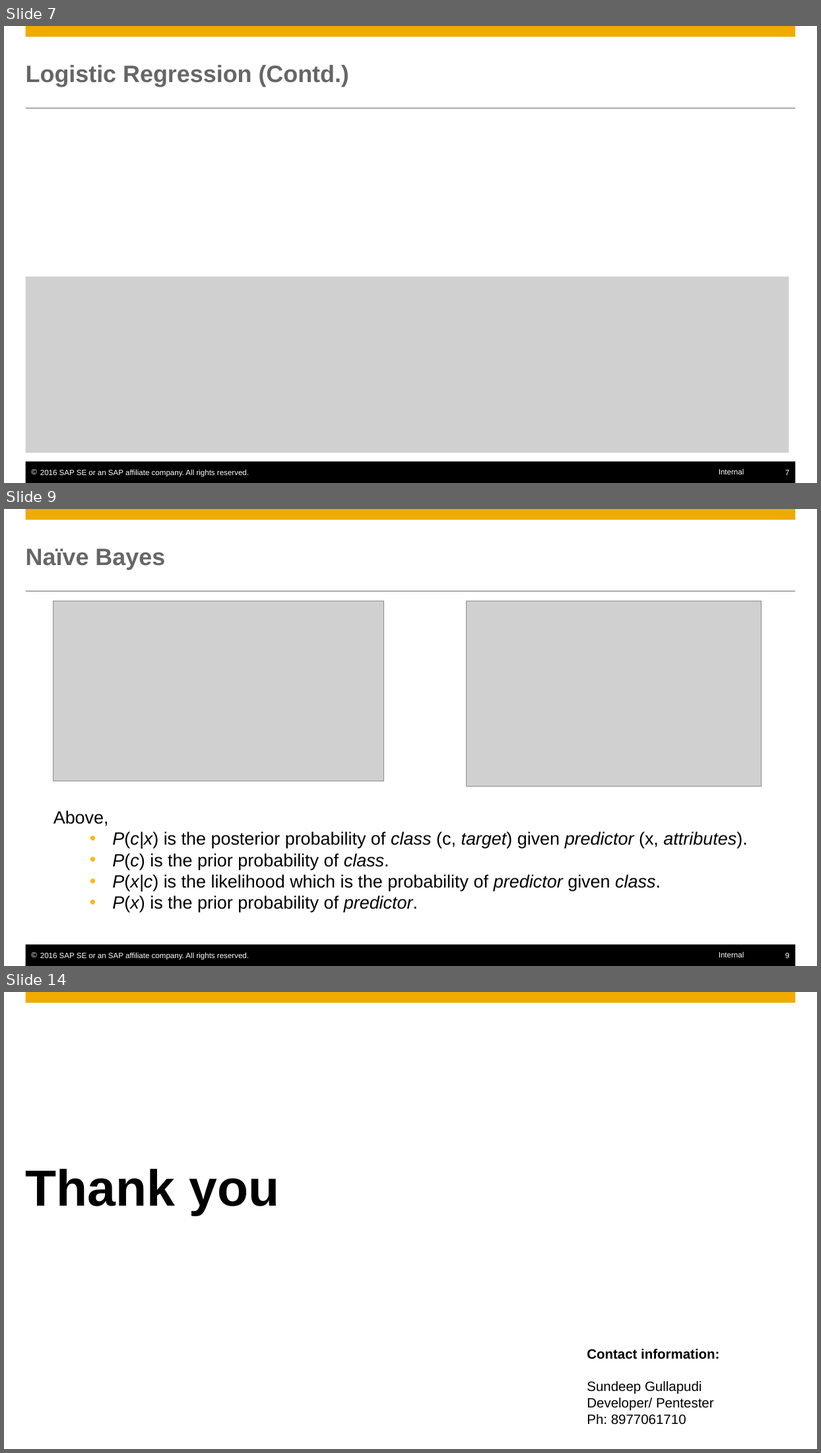
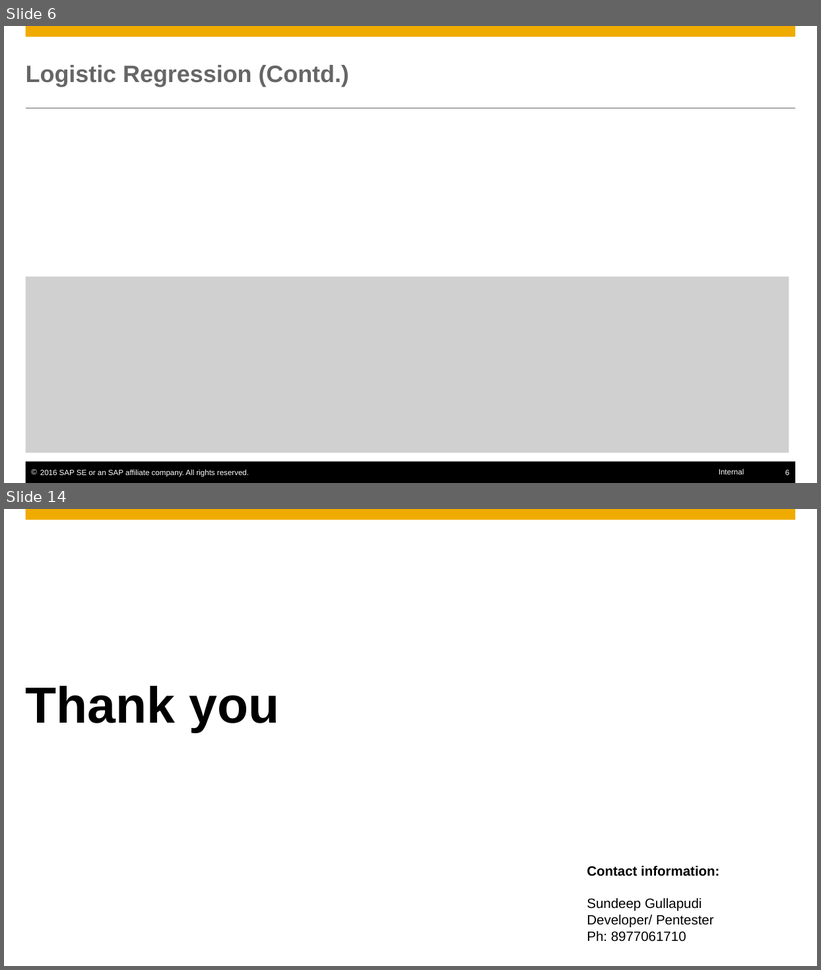
Before and after one commit to SherwinVarghese/Machine-Learning-TechknowSchool, a slide deck: modules/4. ML Algorithms/2. Classification/Classification_LR_DT.pptx. Shown one above the other, each under a label of ours: slides 7, 9 and 14 before the commit, slides 6 and 14 after it; the slides between them are not shown. The pictures are 821x1453 and 821x970 pixels, drawn with LibreOffice and Linux fonts; fonts in the diff are those of the drawing; grey boxes stand for pictures; background and template pictures are left out. Boxes give left, top, right and bottom in pixels: in the first picture for what was removed or moved away, otherwise in the second. Text is boxed around its words. In the diff, an @@ line names an element or a change of style, - is before the commit and + after.

Commit message:
Change in classification slide

```diff
--- a/modules/4. ML Algorithms/2. Classification/Classification_LR_DT.pptx
+++ b/modules/4. ML Algorithms/2. Classification/Classification_LR_DT.pptx
@@ slide 9 removed at box(4, 509, 817, 966), background #FFFFFF; not listed: 6 template elements that a slide beside it also shows @@
@@ title removed at box(26, 549, 165, 570) @@
-Naïve Bayes
@@ picture removed at box(54, 601, 384, 782) @@
@@ picture removed at box(466, 601, 761, 786) @@
@@ text removed at box(54, 811, 747, 913) @@
-Above,
-  • P(c|x) is the posterior probability of class (c, target) given predictor (x, attributes).
-  • P(c) is the prior probability of class.
-  • P(x|c) is the likelihood which is the probability of predictor given class.
-  • P(x) is the prior probability of predictor.
@@ what was slide 7 is now slide 6 @@
@@ page number at box(785, 470, 789, 475): text changed @@
-7
+6
```
Also in this commit, not shown: 2 slides changed, 6 slides added, 5 other slides removed.
